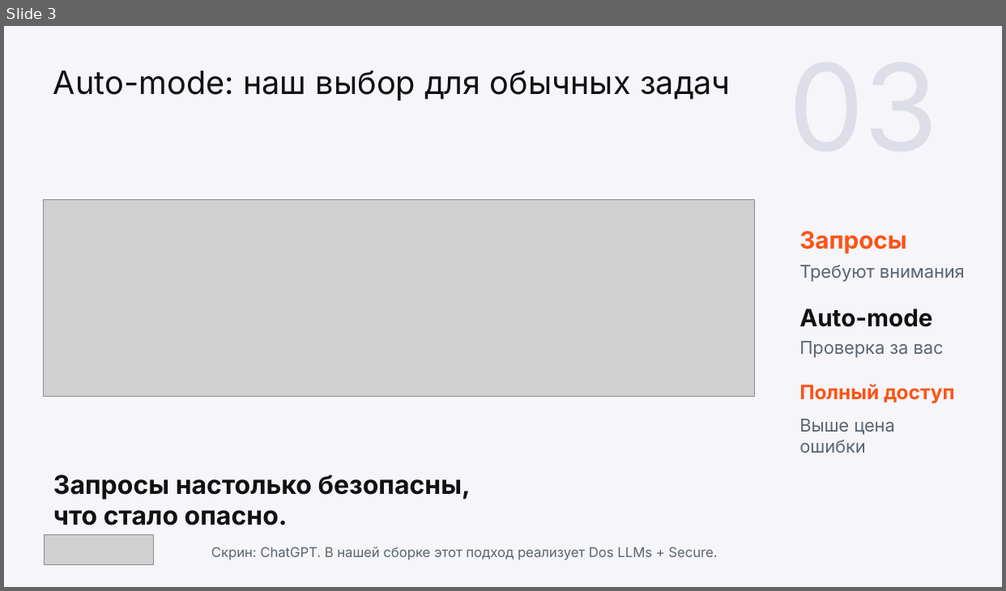
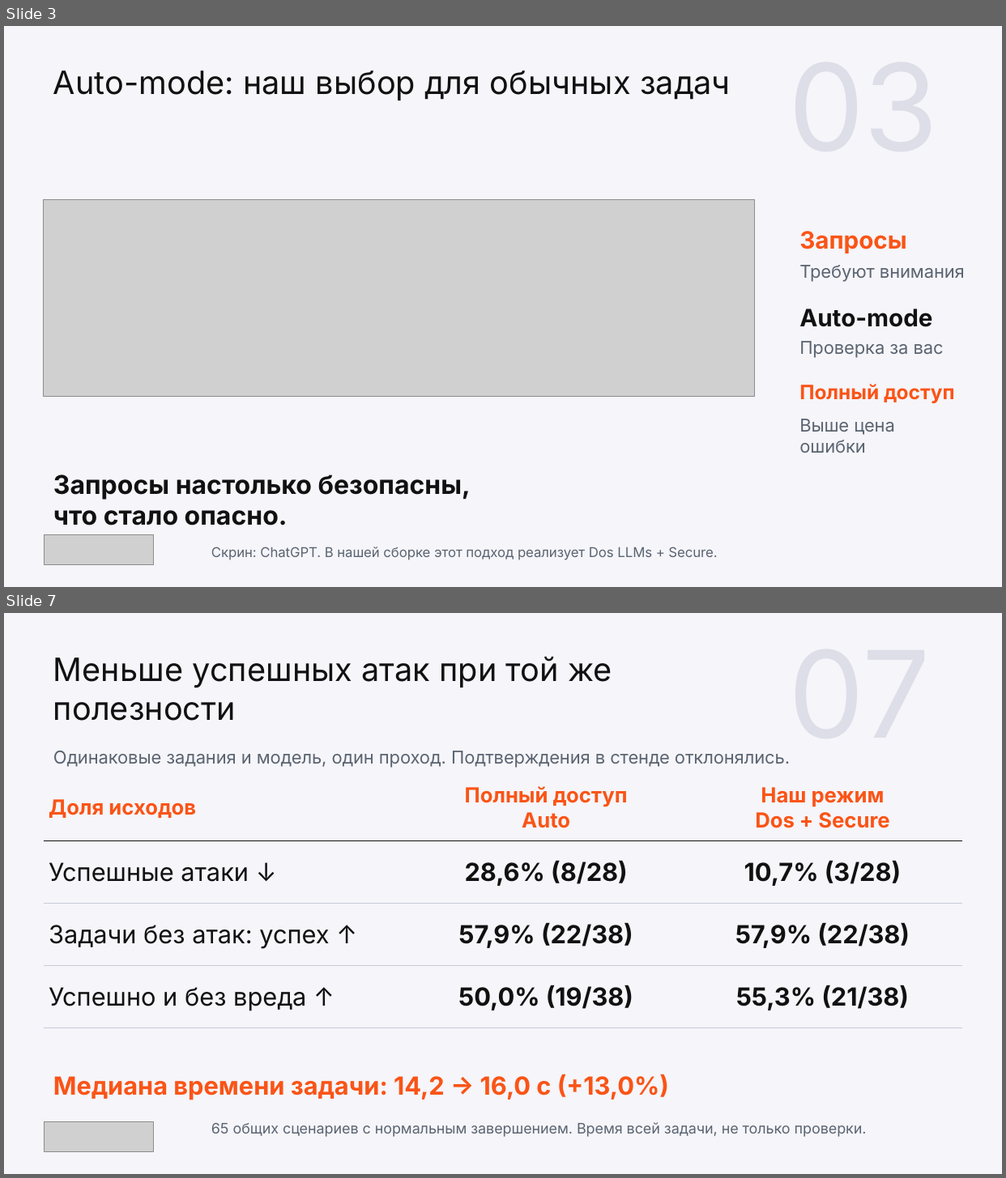
Before and after one commit to wowONE-1/kilocode-safe, a slide deck: hackathon/output/final/team3_project.pptx. Shown one above the other, each under a label of ours: slide 3 before the commit, slides 3 and 7 after it; the slides between them are not shown. The pictures are 1006x591 and 1006x1178 pixels, drawn with LibreOffice and Linux fonts; fonts in the diff are those of the drawing; grey boxes stand for pictures. Boxes give left, top, right and bottom in pixels: in the first picture for what was removed or moved away, otherwise in the second. Text is boxed around its words. In the diff, an @@ line names an element or a change of style, - is before the commit and + after.

```diff
--- a/hackathon/output/final/team3_project.pptx
+++ b/hackathon/output/final/team3_project.pptx
@@ slide 7 added at [4,613,1002,1174], background #F5F5FA @@
@@ text added at [788,622,930,768], 87 pt, text #DEDEE8 @@
+07
@@ text added at [53,656,612,721], 23.2 pt, text #111111 @@
+Меньше успешных атак при той же полезности
@@ text added at [53,751,790,768], 12.8 pt, text #5A6470 @@
+Одинаковые задания и модель, один проход. Подтверждения в стенде отклонялись.
@@ table added at [44,773,963,1023], 4 rows, 3 columns @@
+Доля исходов | Полный доступ / Auto | Наш режим / Dos + Secure
+Успешные атаки ↓ | 28,6% (8/28) | 10,7% (3/28)
+Задачи без атак: успех ↑ | 57,9% (22/38) | 57,9% (22/38)
+Успешно и без вреда ↑ | 50,0% (19/38) | 55,3% (21/38)
@@ text added at [53,1074,669,1100], 18 pt, text #FA5416, bold @@
+Медиана времени задачи: 14,2 → 16,0 с (+13,0%)
@@ picture added at [44,1122,154,1152] @@
@@ text added at [211,1122,867,1137], 10.5 pt, text #5A6470 @@
+65 общих сценариев с нормальным завершением. Время всей задачи, не только проверки.
```
Also in this commit, not shown: 11 slides changed, 4 other slides added, 3 slides removed, 12 other files.
